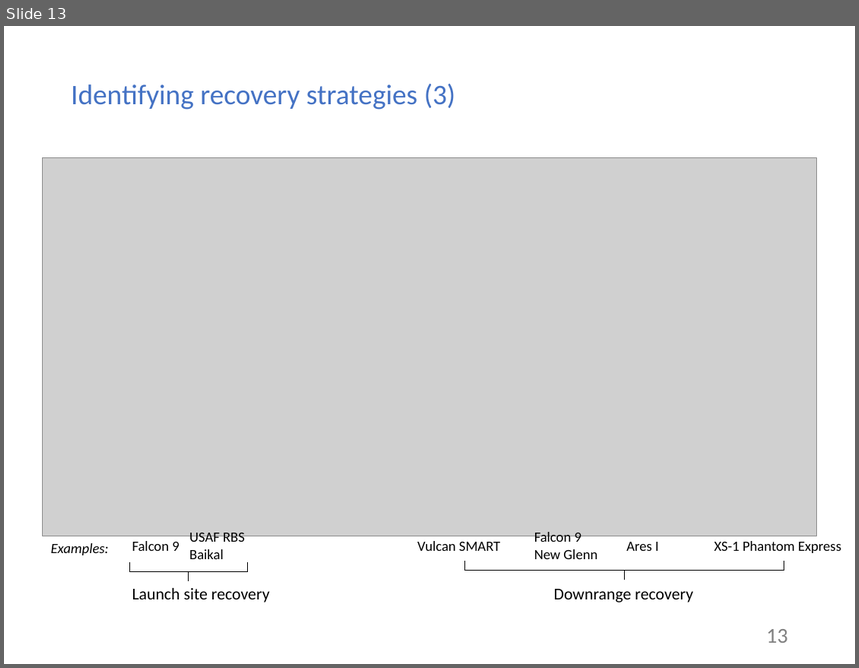
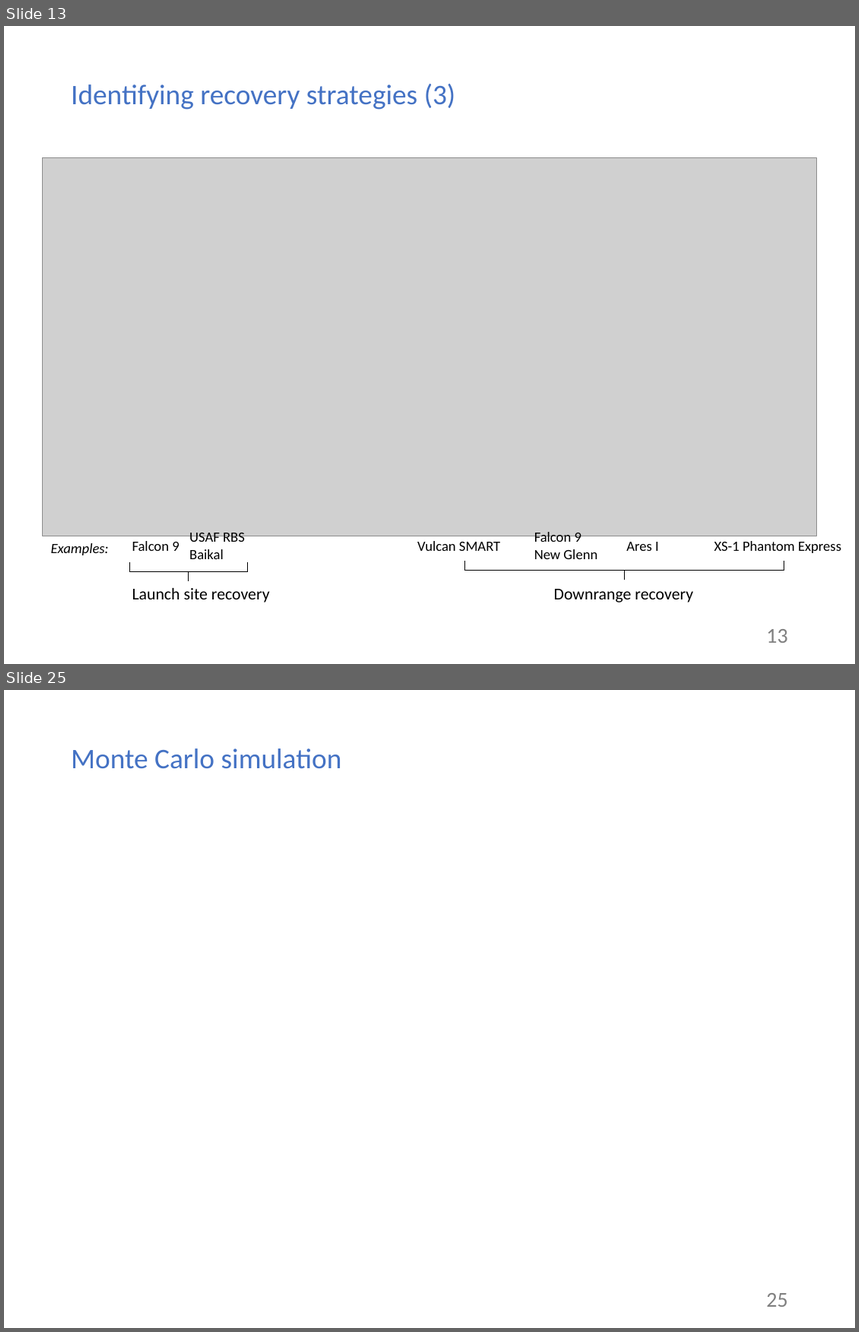
Before and after one commit to mvernacc/lvreuse, a slide deck: presentations/2018-08-27_meeting_w_greg.pptx. Shown one above the other, each under a label of ours: slide 13 before the commit, slides 13 and 25 after it; the slides between them are not shown. The pictures are 859x668 and 859x1332 pixels, drawn with LibreOffice and Linux fonts; fonts in the diff are those of the drawing; grey boxes stand for pictures. Boxes give left, top, right and bottom in pixels: in the first picture for what was removed or moved away, otherwise in the second. Text is boxed around its words. In the diff, an @@ line names an element or a change of style, - is before the commit and + after.

```diff
--- a/presentations/2018-08-27_meeting_w_greg.pptx
+++ b/presentations/2018-08-27_meeting_w_greg.pptx
@@ slide 25 added at bbox=[4, 690, 855, 1328], background #FFFFFF @@
@@ title added at bbox=[71, 749, 342, 769], 24 pt, text #4472C4 @@
+Monte Carlo simulation
@@ page number added at bbox=[766, 1293, 788, 1307], 18 pt, text #808080 @@
+25
```
Also in this commit, not shown: 1 slide changed, 12 other slides added.
